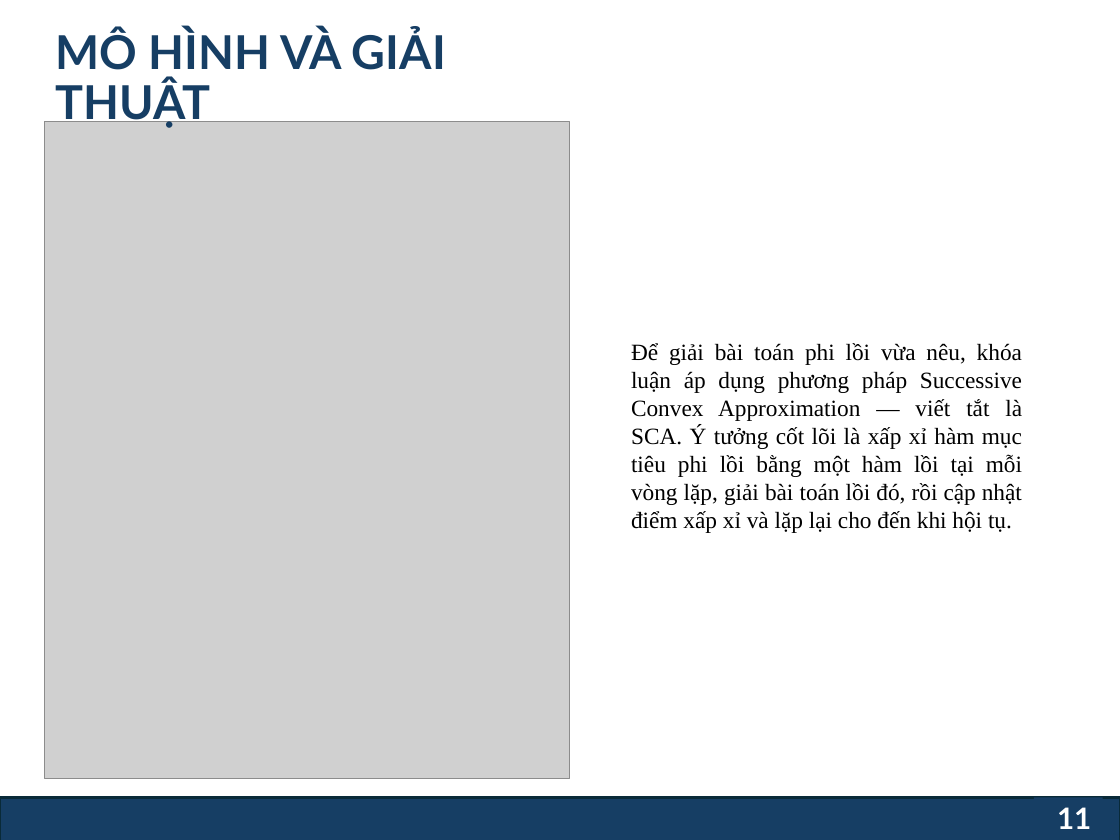
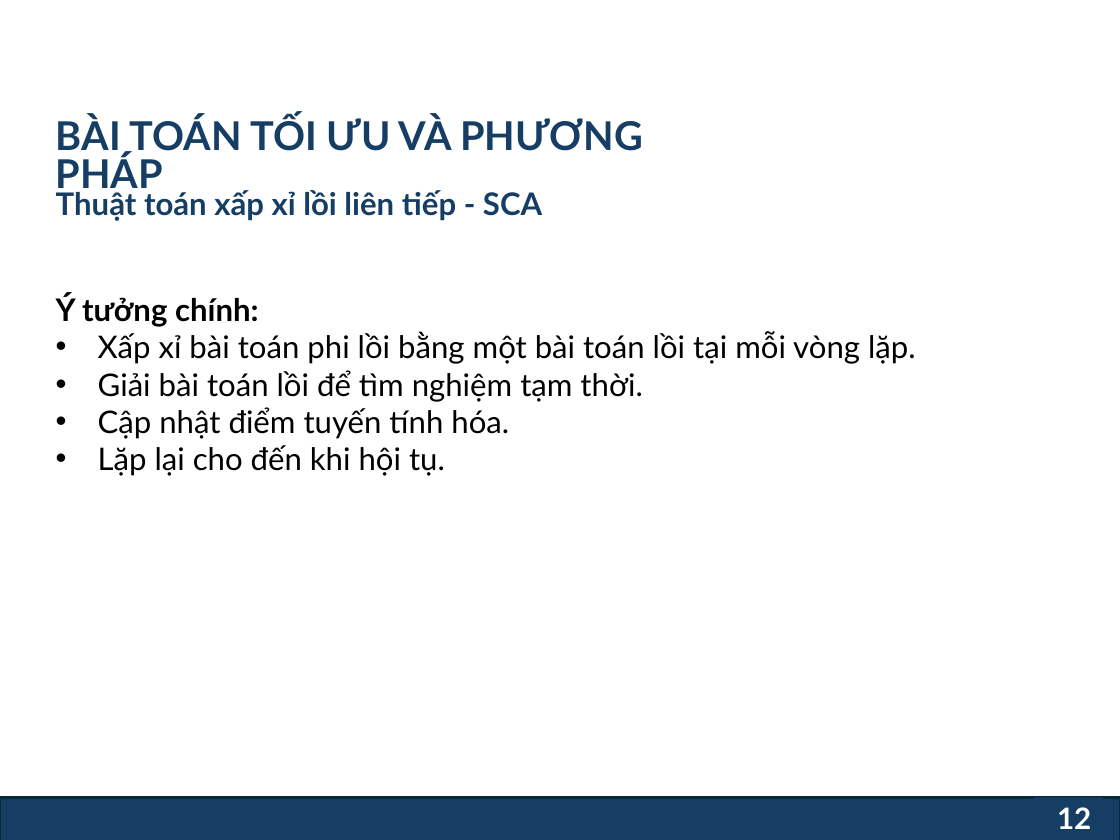
Before and after one commit to ngthvinh08/Graduation_Thesis_2026, a slide deck: slide 12 of final/Nguyễn Thành Vinh - KLTN.pptx (slide 11 before the commit). Drawn at 1120x840 pixels with LibreOffice and Linux fonts; fonts in the diff are those of the drawing; grey boxes stand for pictures; background and template pictures are left out. Boxes give left, top, right and bottom in pixels: in the first picture for what was removed or moved away, otherwise in the second. Text is boxed around its words. In the diff, an @@ line names an element or a change of style, - is before the commit and + after.

```diff
--- a/final/Nguyễn Thành Vinh - KLTN.pptx
+++ b/final/Nguyễn Thành Vinh - KLTN.pptx
@@ text at (56,115,643,196): text changed; size 30 to 25.5 pt @@
-MÔ HÌNH VÀ GIẢI THUẬT
+BÀI TOÁN TỐI ƯU VÀ PHƯƠNG PHÁP
@@ picture removed at (45,122,570,778) @@
@@ text added at (56,187,542,220), 20 pt, text #163E64, bold @@
+Thuật toán xấp xỉ lồi liên tiếp - SCA
@@ text at (56,294,916,476): text changed; size 15 to 20 pt; font Times New Roman to Lato @@
-Để giải bài toán phi lồi vừa nêu, khóa luận áp dụng phương pháp Successive Convex Approximation — viết tắt là SCA. Ý tưởng cốt lõi là xấp xỉ hàm mục tiêu phi lồi bằng một hàm lồi tại mỗi vòng lặp, giải bài toán lồi đó, rồi cập nhật điểm xấp xỉ và lặp lại cho đến khi hội tụ.
+Ý tưởng chính:
+• Xấp xỉ bài toán phi lồi bằng một bài toán lồi tại mỗi vòng lặp.
+• Giải bài toán lồi để tìm nghiệm tạm thời.
+• Cập nhật điểm tuyến tính hóa.
+• Lặp lại cho đến khi hội tụ.
@@ page number at (1057,807,1091,829): text changed @@
-11
+12
```
Also in this commit, not shown: 14 other slides changed, 3 slides added, 2 slides removed, 9 other files.
